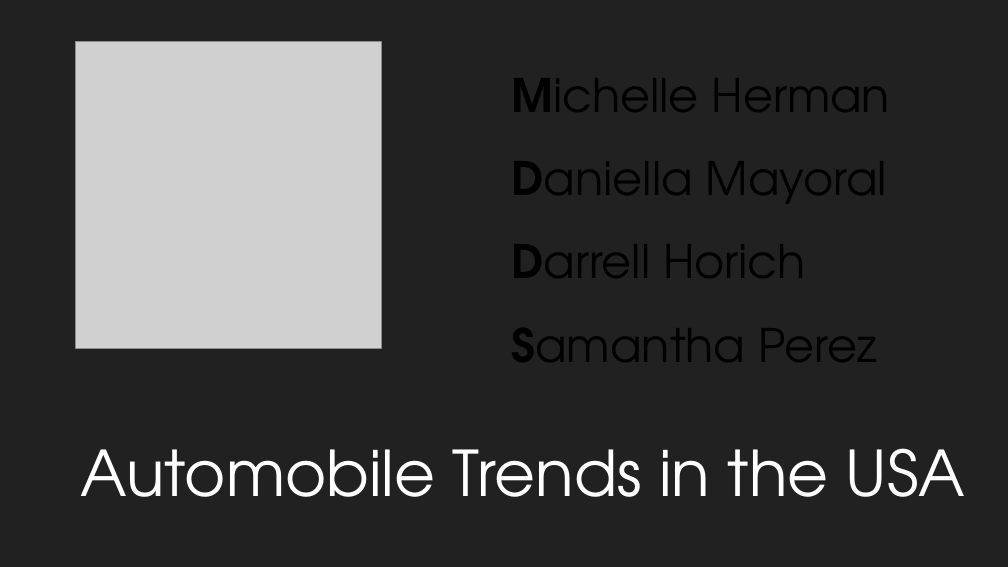
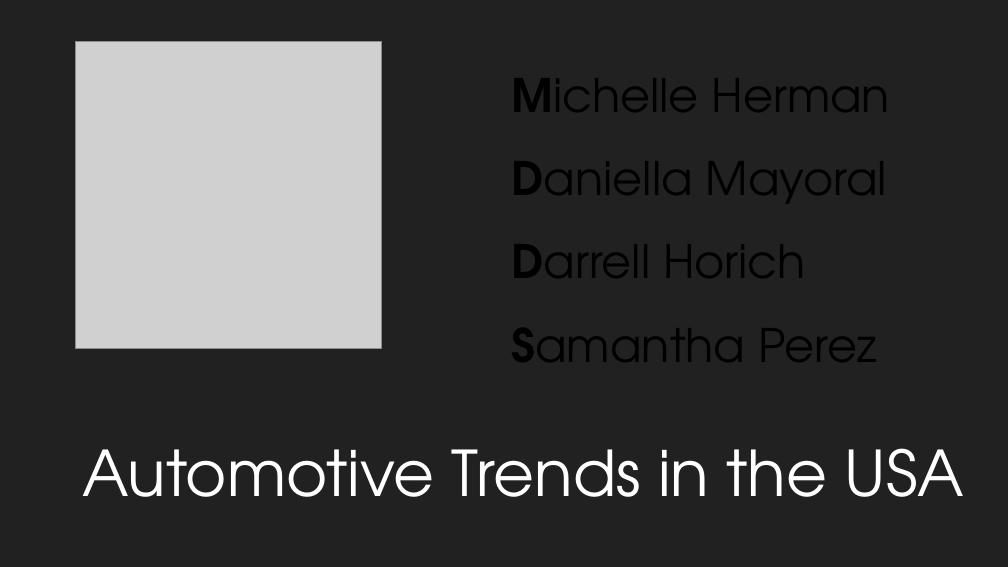
Before and after one commit to michelleherman13/auto-sales, a slide deck: slide 1 of Presentation/Auto_sales_Michelle.pptx. Drawn at 1008x567 pixels with LibreOffice and Linux fonts; fonts in the diff are those of the drawing; grey boxes stand for pictures; background and template pictures are left out. Boxes give left, top, right and bottom in pixels: in the first picture for what was removed or moved away, otherwise in the second. Text is boxed around its words. In the diff, an @@ line names an element or a change of style, - is before the commit and + after.

```diff
--- a/Presentation/Auto_sales_Michelle.pptx
+++ b/Presentation/Auto_sales_Michelle.pptx
@@ text at box(82, 448, 964, 497): text changed @@
-Automobile Trends in the USA
+Automotive Trends in the USA
```
Also in this commit, not shown: 5 other slides changed, 2 slides removed.
